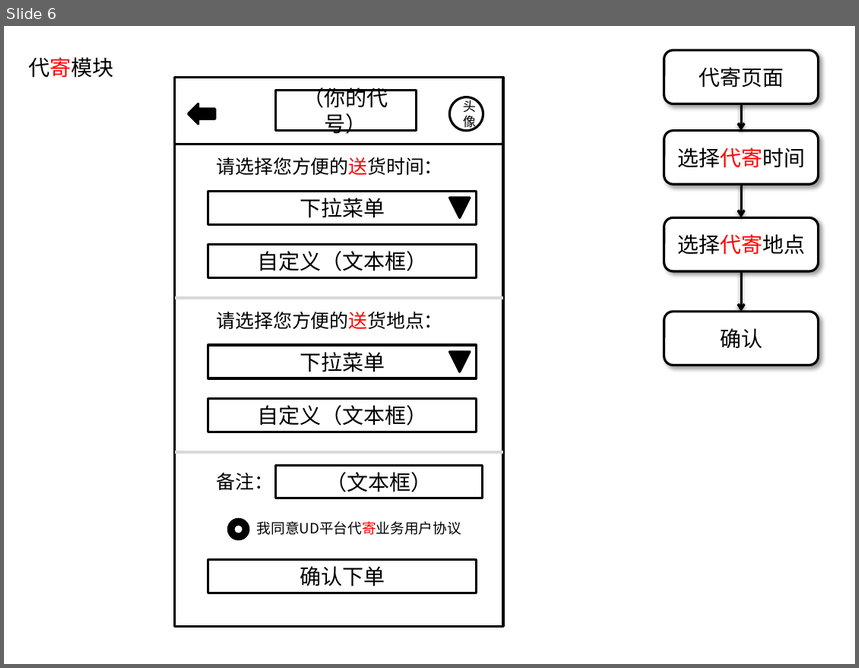
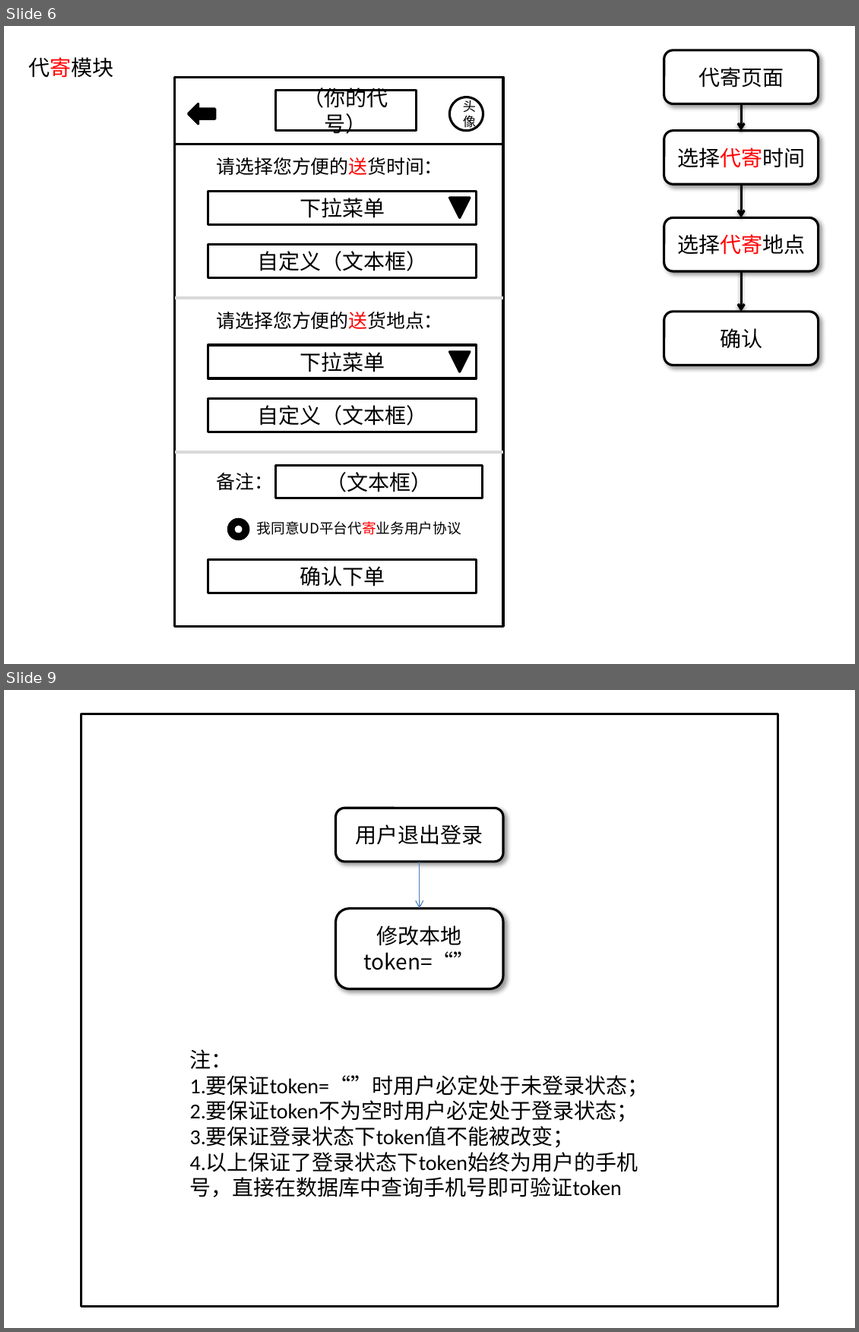
Before and after one commit to Gloria-zzy/UD-development-documents, a slide deck: App流程图和界面.pptx. Shown one above the other, each under a label of ours: slide 6 before the commit, slides 6 and 9 after it; the slides between them are not shown. The pictures are 859x668 and 859x1332 pixels, drawn with LibreOffice and Linux fonts; fonts in the diff are those of the drawing. Boxes give left, top, right and bottom in pixels: in the first picture for what was removed or moved away, otherwise in the second. Text is boxed around its words. In the diff, an @@ line names an element or a change of style, - is before the commit and + after.

```diff
--- a/App流程图和界面.pptx
+++ b/App流程图和界面.pptx
@@ slide 9 added at bbox=[4, 690, 855, 1328], background #FFFFFF @@
@@ rectangle added at bbox=[82, 714, 778, 1307], outline #000000 2 pt @@
@@ rounded rectangle added at bbox=[336, 809, 503, 862], fill #FFFFFF, outline #000000 2 pt, 18 pt, text #000000 @@
+用户退出登录
@@ arrow added from (420, 862) to (420, 909), #4B7EBC 0.75 pt @@
@@ rounded rectangle added at bbox=[336, 909, 503, 989], fill #FFFFFF, outline #000000 2 pt, 18 pt, text #000000 @@
+修改本地token=“”
@@ text added at bbox=[190, 1049, 649, 1198], 18 pt, text #000000 @@
+注：
+1.要保证token=“”时用户必定处于未登录状态；
+2.要保证token不为空时用户必定处于登录状态；
+3.要保证登录状态下token值不能被改变；
+4.以上保证了登录状态下token始终为用户的手机号，直接在数据库中查询手机号即可验证token
```
Also in this commit, not shown: 1 slide changed, 2 other slides added, 1 other file.
